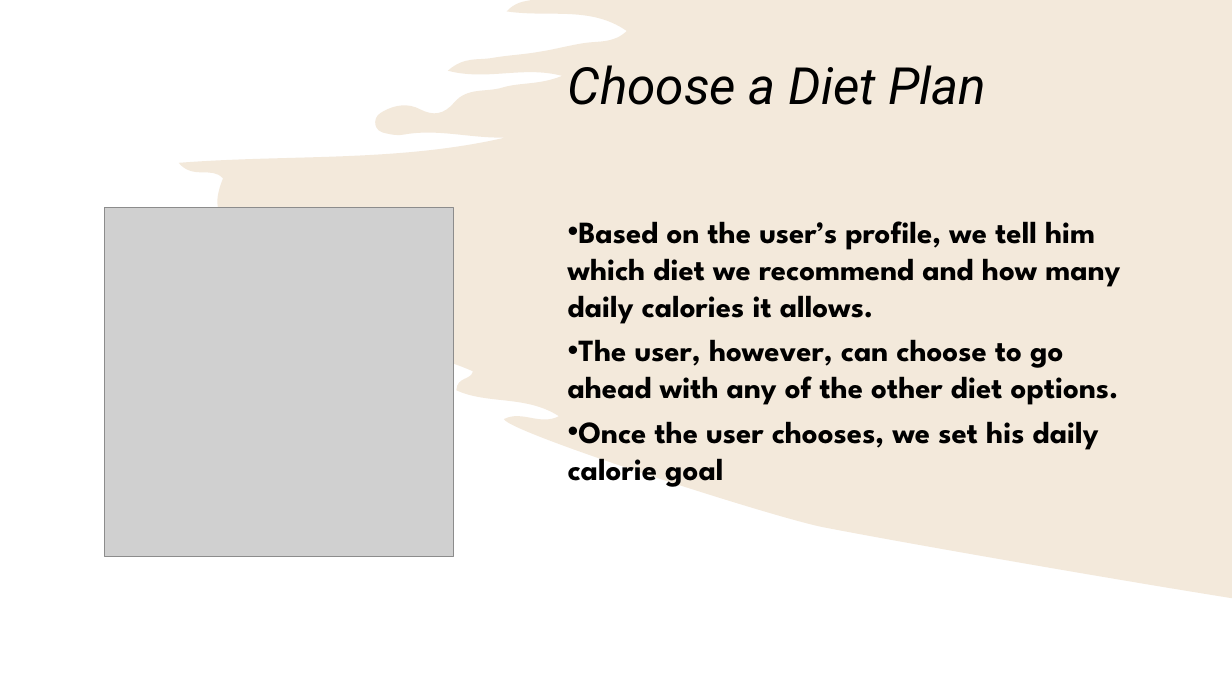
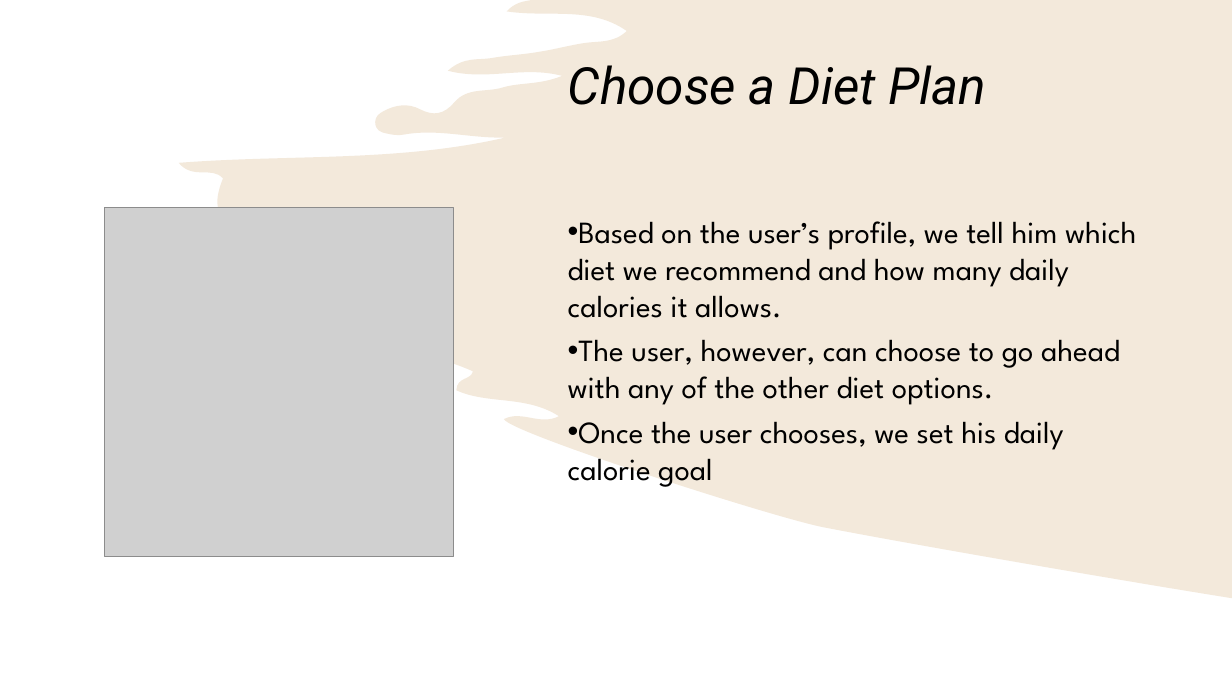
Before and after one commit to alizapeikes/CalorieCounter, a slide deck: slide 11 of About Calorie Counter.pptx. Drawn at 1232x693 pixels with LibreOffice and Linux fonts; fonts in the diff are those of the drawing; grey boxes stand for pictures. Boxes give left, top, right and bottom in pixels: in the first picture for what was removed or moved away, otherwise in the second. Text is boxed around its words. In the diff, an @@ line names an element or a change of style, - is before the commit and + after.

```diff
--- a/About Calorie Counter.pptx
+++ b/About Calorie Counter.pptx
@@ text "Based on the user’s profile, ..." at (x1=568, y1=221, x2=1136, y2=487): bold off @@
```
Also in this commit, not shown: 9 other slides changed.
